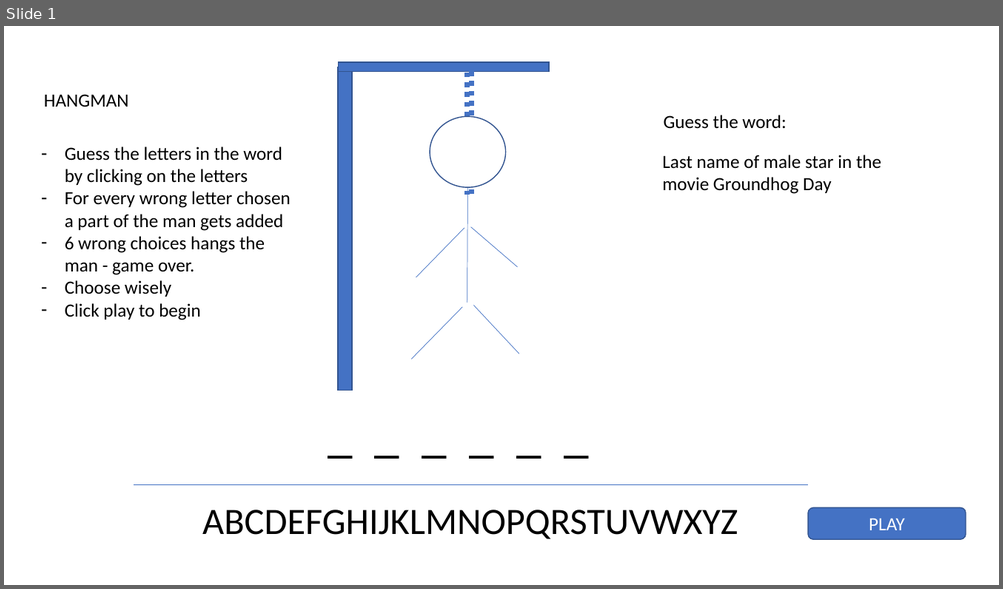
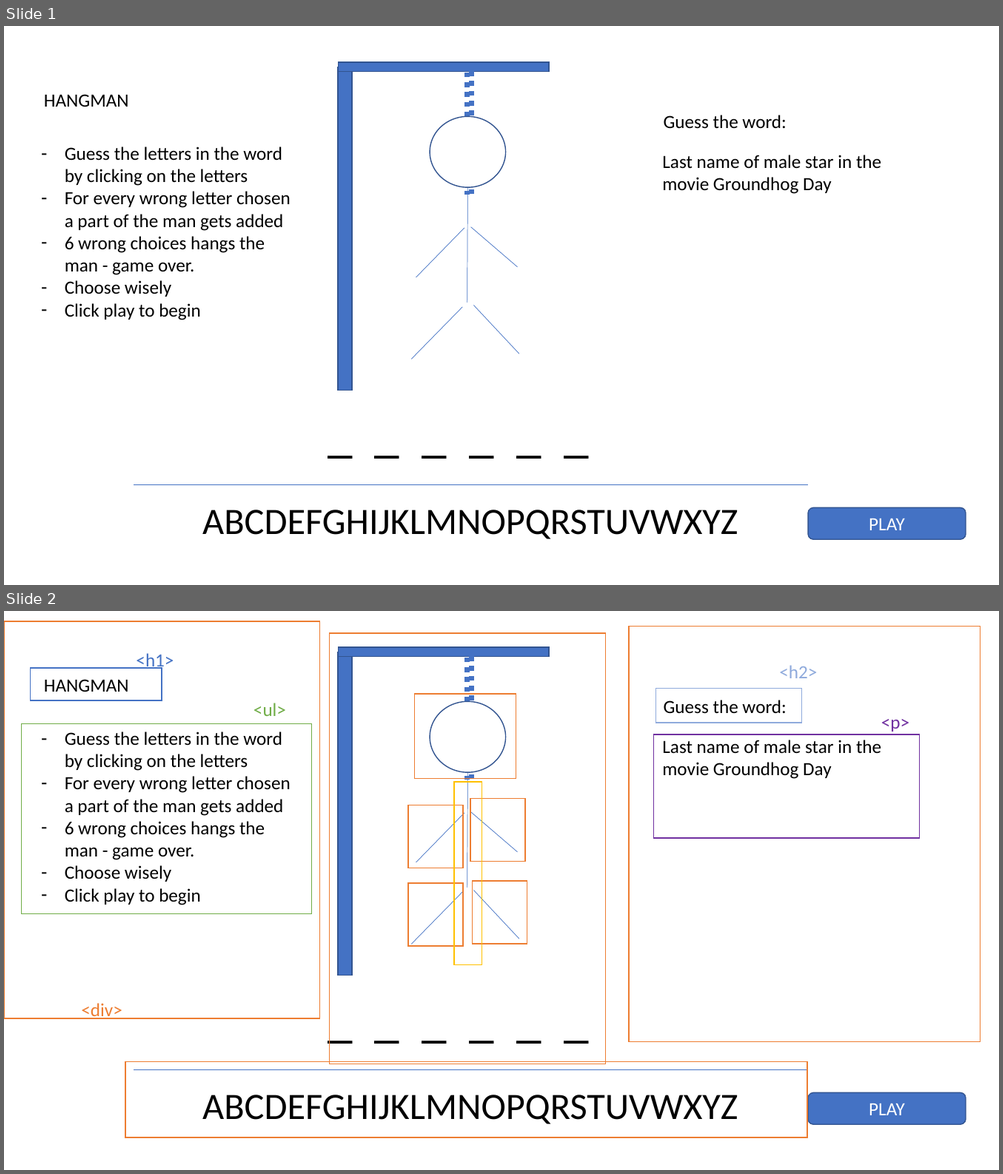
Before and after one commit to philliphdev/hangman, a slide deck: Wireframe.pptx. Shown one above the other, each under a label of ours: slide 1 before the commit, slides 1 and 2 after it. The pictures are 1003x589 and 1003x1174 pixels, drawn with LibreOffice and Linux fonts; fonts in the diff are those of the drawing. Boxes give left, top, right and bottom in pixels: in the first picture for what was removed or moved away, otherwise in the second. Text is boxed around its words. In the diff, an @@ line names an element or a change of style, - is before the commit and + after.

```diff
--- a/Wireframe.pptx
+++ b/Wireframe.pptx
@@ slide 2 added at [4, 611, 999, 1170], background #FFFFFF @@
@@ rectangle added at [4, 621, 319, 1019], outline #ED7D31 1 pt @@
@@ rectangle added at [629, 626, 980, 1042], outline #ED7D31 1 pt @@
@@ text added at [136, 653, 173, 672], 18 pt, text #4472C4 @@
+<h1>
@@ rectangle added at [330, 633, 606, 1065], outline #ED7D31 1 pt @@
@@ rectangle added at [30, 668, 162, 701], outline #4472C4 1 pt @@
@@ text added at [779, 665, 817, 678], 18 pt, text #8FAADC @@
+<h2>
@@ text added at [44, 679, 129, 692], 18 pt, text #000000 @@
+HANGMAN
@@ rectangle added at [415, 694, 516, 779], outline #ED7D31 1 pt @@
@@ rectangle added at [656, 689, 802, 723], outline #8FAADC 1 pt @@
@@ text added at [253, 703, 286, 716], 18 pt, text #70AD47 @@
+<ul>
@@ group added at [338, 647, 549, 976]: 7 lines, 2 rectangles, 1 ellipse @@
@@ text added at [663, 700, 785, 714], 18 pt, text #000000 @@
+Guess the word:
@@ text added at [881, 719, 909, 732], 18 pt, text #7030A0 @@
+<p>
@@ rectangle added at [21, 724, 311, 914], outline #70AD47 1 pt @@
@@ text added at [65, 732, 290, 906], 18 pt, text #000000 @@
+– Guess the letters in the word by clicking on the letters
+– For every wrong letter chosen a part of the man gets added
+– 6 wrong choices hangs the man - game over.
+– Choose wisely
+– Click play to begin
@@ rectangle added at [653, 735, 919, 839], outline #7030A0 1 pt @@
@@ text added at [662, 740, 881, 779], 18 pt, text #000000 @@
+Last name of male star in the movie Groundhog Day
@@ rectangle added at [454, 782, 482, 965], outline #FFC000 1 pt @@
@@ rectangle added at [408, 805, 463, 868], outline #ED7D31 1 pt @@
@@ rectangle added at [470, 799, 525, 862], outline #ED7D31 1 pt @@
@@ rectangle added at [408, 883, 463, 946], outline #ED7D31 1 pt @@
@@ rectangle added at [472, 881, 527, 944], outline #ED7D31 1 pt @@
@@ text added at [320, 984, 831, 1052], 48 pt, text #000000 @@
+_ _ _ _ _ _
@@ text added at [81, 1003, 122, 1019], 18 pt, text #ED7D31 @@
+<div>
@@ rectangle added at [125, 1062, 807, 1139], outline #ED7D31 1 pt @@
@@ line added from (134, 1070) to (808, 1070), #4472C4 0.5 pt @@
@@ text added at [202, 1095, 737, 1125], 36 pt, text #000000 @@
+ABCDEFGHIJKLMNOPQRSTUVWXYZ
@@ rounded rectangle added at [808, 1093, 966, 1125], fill #4472C4, outline #325491 1 pt, 18 pt, text #FFFFFF @@
+PLAY
```
Also in this commit, not shown: 3 other files.
